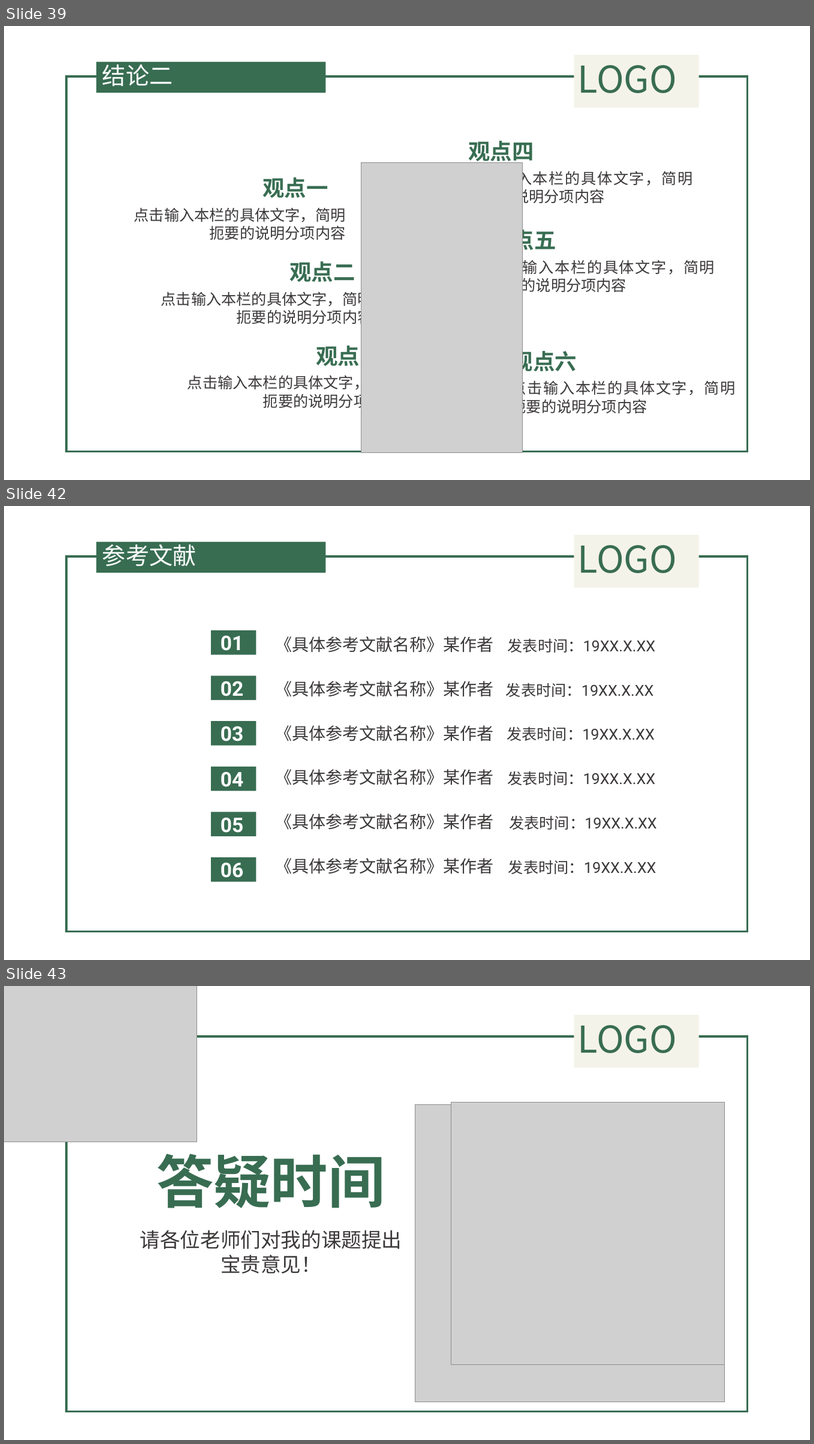
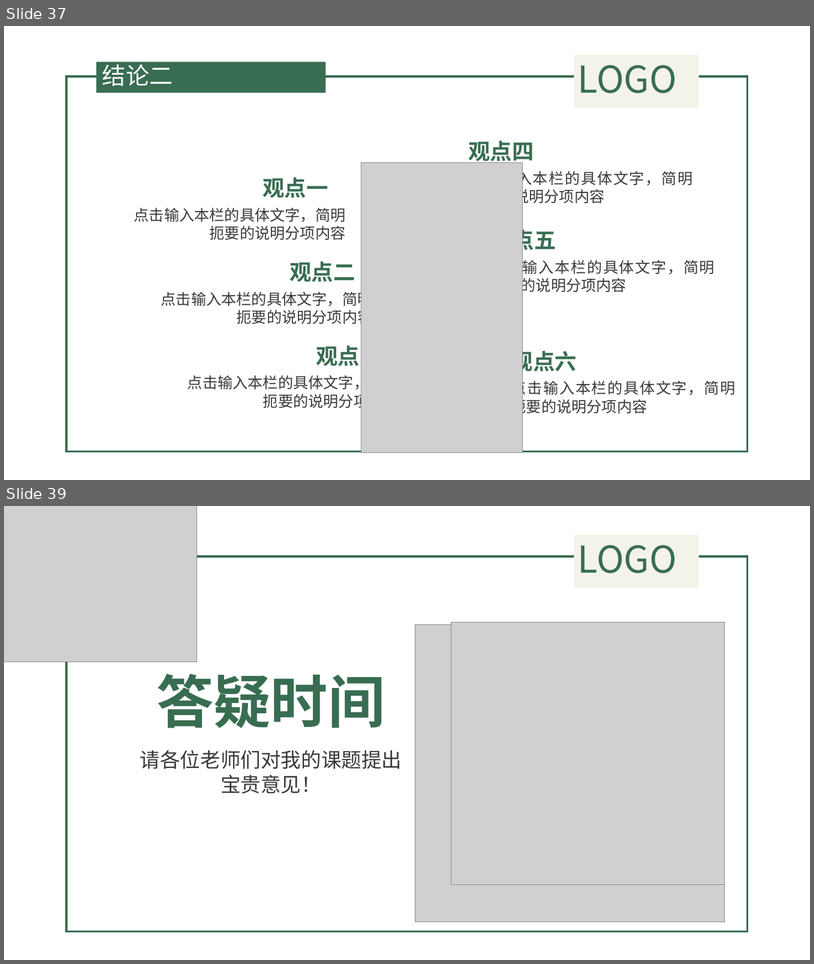
Before and after one commit to QuanQuan6/copy2, a slide deck: 遗传算法.pptx. Shown one above the other, each under a label of ours: slides 39, 42 and 43 before the commit, slides 37 and 39 after it; the slides between them are not shown. The pictures are 814x1444 and 814x964 pixels, drawn with LibreOffice and Linux fonts; fonts in the diff are those of the drawing; grey boxes stand for pictures; background and template pictures are left out. Boxes give left, top, right and bottom in pixels: in the first picture for what was removed or moved away, otherwise in the second. Text is boxed around its words. In the diff, an @@ line names an element or a change of style, - is before the commit and + after.

```diff
--- a/遗传算法.pptx
+++ b/遗传算法.pptx
@@ slide 42 removed at box(4, 506, 810, 960), background picture (left out); not listed: 4 template elements that a slide beside it also shows @@
@@ title removed at box(102, 540, 197, 566) @@
-参考文献
@@ chevron removed at box(211, 630, 256, 654) @@
-01
@@ text removed at box(275, 636, 494, 652) @@
-《具体参考文献名称》某作者
@@ text removed at box(508, 639, 656, 652) @@
-发表时间：19XX.X.XX
@@ chevron removed at box(211, 675, 256, 700) @@
-02
@@ text removed at box(275, 681, 494, 697) @@
-《具体参考文献名称》某作者
@@ text removed at box(506, 683, 654, 697) @@
-发表时间：19XX.X.XX
@@ chevron removed at box(211, 721, 256, 745) @@
-03
@@ text removed at box(275, 725, 494, 741) @@
-《具体参考文献名称》某作者
@@ text removed at box(507, 727, 654, 741) @@
-发表时间：19XX.X.XX
@@ chevron removed at box(211, 766, 256, 790) @@
-04
@@ text removed at box(275, 769, 494, 785) @@
-《具体参考文献名称》某作者
@@ text removed at box(508, 771, 656, 785) @@
-发表时间：19XX.X.XX
@@ chevron removed at box(211, 811, 256, 835) @@
-05
@@ text removed at box(275, 813, 494, 829) @@
-《具体参考文献名称》某作者
@@ text removed at box(509, 816, 657, 829) @@
-发表时间：19XX.X.XX
@@ chevron removed at box(211, 857, 256, 881) @@
-06
@@ text removed at box(275, 858, 494, 874) @@
-《具体参考文献名称》某作者
@@ text removed at box(509, 860, 656, 874) @@
-发表时间：19XX.X.XX
@@ what was slide 39 is now slide 37 @@
@@ what was slide 43 is now slide 39 @@
```
Also in this commit, not shown: 4 slides changed, 6 slides added, 12 other slides removed, 3 other files.
